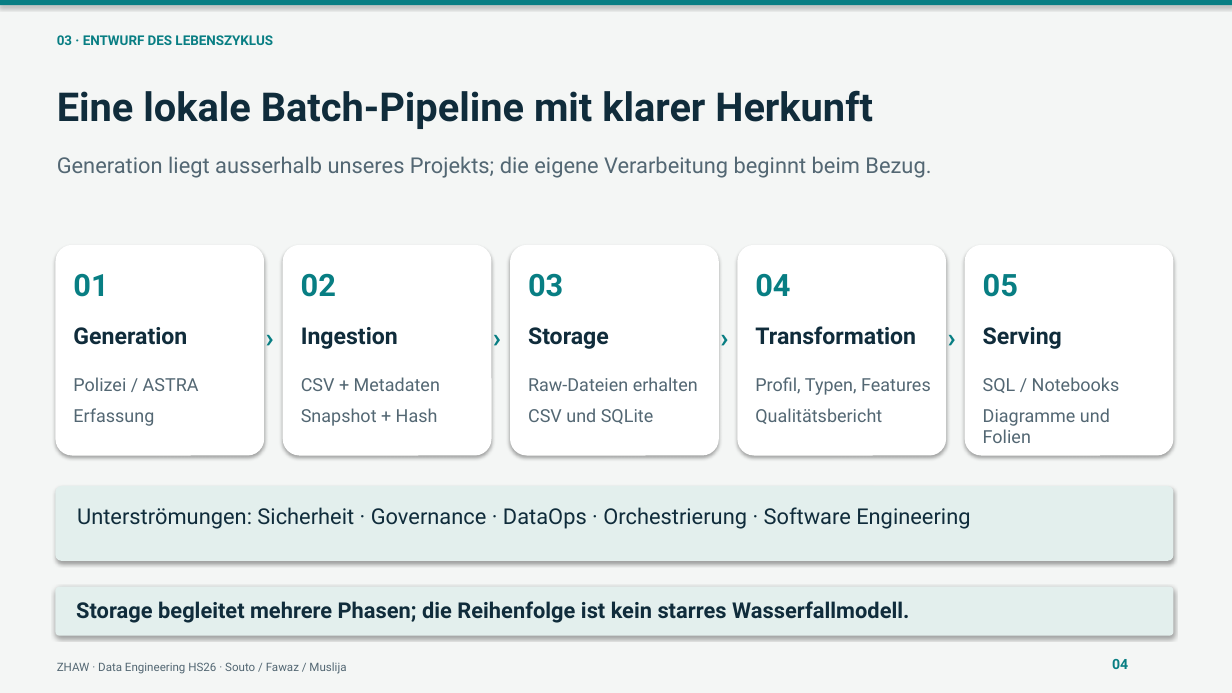
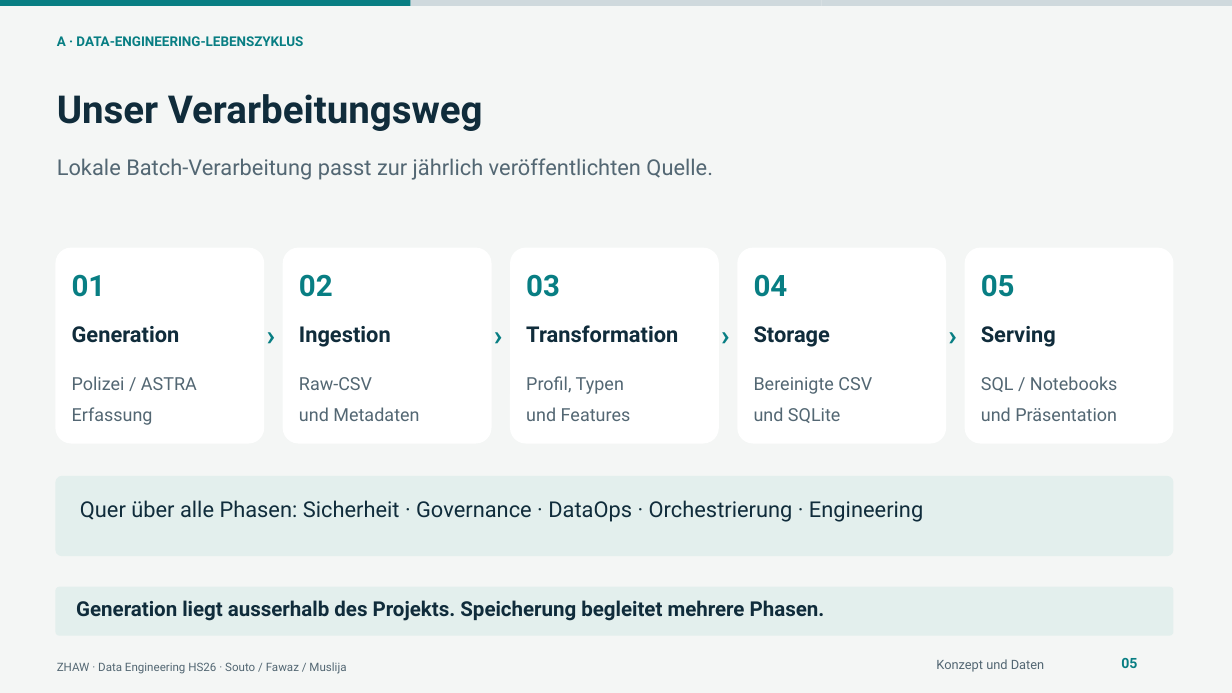
Before and after one commit to soutorub/de_projektarbeit_hs_2026_zhaw, a slide deck: slide 5 of presentations/teil1_verkehrsunfaelle_zuerich.pptx (slide 4 before the commit). Drawn at 1232x693 pixels with LibreOffice and Linux fonts; fonts in the diff are those of the drawing. Boxes give left, top, right and bottom in pixels: in the first picture for what was removed or moved away, otherwise in the second. Text is boxed around its words. In the diff, an @@ line names an element or a change of style, - is before the commit and + after.

```diff
--- a/presentations/teil1_verkehrsunfaelle_zuerich.pptx
+++ b/presentations/teil1_verkehrsunfaelle_zuerich.pptx
@@ rectangle added at bbox=[0, 0, 411, 6], fill #087E83 @@
@@ rectangle: place and size @@
-rectangle at bbox=[0, 0, 1232, 6]
+rectangle at bbox=[411, 0, 823, 6]
@@ rectangle at bbox=[411, 0, 823, 6]: fill #087E83 to #CFD9DD; shadow off @@
@@ rectangle added at bbox=[822, 0, 1232, 6], fill #CFD9DD @@
@@ text at bbox=[57, 36, 303, 46]: text changed @@
-03 · ENTWURF DES LEBENSZYKLUS
+A · DATA-ENGINEERING-LEBENSZYKLUS
@@ text at bbox=[57, 94, 483, 131]: text changed; size 31 to 30 pt @@
-Eine lokale Batch-Pipeline mit klarer Herkunft
+Unser Verarbeitungsweg
@@ text at bbox=[57, 158, 713, 180]: text changed @@
-Generation liegt ausserhalb unseres Projekts; die eigene Verarbeitung beginnt beim Bezug.
+Lokale Batch-Verarbeitung passt zur jährlich veröffentlichten Quelle.
@@ rounded rectangle: place and size @@
-rounded rectangle at bbox=[55, 245, 264, 456]
+rounded rectangle at bbox=[55, 248, 264, 444]
@@ rounded rectangle: place and size @@
-rounded rectangle at bbox=[283, 245, 492, 456]
+rounded rectangle at bbox=[283, 248, 492, 444]
@@ rounded rectangle: place and size @@
-rounded rectangle at bbox=[510, 245, 719, 456]
+rounded rectangle at bbox=[510, 248, 719, 444]
@@ size 24 to 23 pt in 5 elements at bbox=[981, 274, 1015, 297], bbox=[299, 274, 333, 297], bbox=[754, 274, 788, 297], bbox=[72, 274, 106, 297], bbox=[526, 274, 560, 297] @@
@@ rounded rectangle: place and size @@
-rounded rectangle at bbox=[738, 245, 946, 456]
+rounded rectangle at bbox=[738, 248, 946, 444]
@@ shadow off in 7 elements at bbox=[55, 587, 1174, 636], bbox=[55, 476, 1174, 556], bbox=[55, 248, 264, 444], bbox=[283, 248, 492, 444], bbox=[510, 248, 719, 444], bbox=[738, 248, 946, 444], bbox=[965, 248, 1174, 444] @@
@@ rounded rectangle: place and size @@
-rounded rectangle at bbox=[965, 245, 1174, 456]
+rounded rectangle at bbox=[965, 248, 1174, 444]
@@ size 18 to 17 pt in 5 elements at bbox=[72, 326, 180, 343], bbox=[299, 326, 391, 347], bbox=[981, 326, 1056, 347], bbox=[754, 326, 830, 347], bbox=[526, 325, 678, 343] @@
@@ text "Transformation": place and size @@
-text "Transformation" at bbox=[755, 326, 916, 345]
+text "Transformation" at bbox=[526, 325, 678, 343]
@@ text "Storage": place and size @@
-text "Storage" at bbox=[528, 327, 609, 349]
+text "Storage" at bbox=[754, 326, 830, 347]
@@ size 21 to 22 pt in 4 elements at bbox=[265, 316, 284, 353], bbox=[493, 316, 511, 353], bbox=[720, 316, 738, 353], bbox=[947, 316, 966, 353] @@
@@ text at bbox=[299, 377, 419, 421]: text changed @@
-CSV + Metadaten
-Snapshot + Hash
+Raw-CSV
+und Metadaten
@@ text at bbox=[526, 376, 631, 421]: text changed @@
-Profil, Typen, Features
-Qualitätsbericht
+Profil, Typen
+und Features
@@ text at bbox=[754, 377, 872, 423]: text changed @@
-Raw-Dateien erhalten
-CSV und SQLite
+Bereinigte CSV
+und SQLite
@@ text at bbox=[981, 407, 1117, 421]: text changed @@
-Diagramme und Folien
+und Präsentation
@@ rounded rectangle: place and size @@
-rounded rectangle at bbox=[55, 486, 1174, 561]
+rounded rectangle at bbox=[55, 476, 1174, 556]
@@ text at bbox=[80, 500, 923, 522]: text changed @@
-Unterströmungen: Sicherheit · Governance · DataOps · Orchestrierung · Software Engineering
+Quer über alle Phasen: Sicherheit · Governance · DataOps · Orchestrierung · Engineering
@@ text at bbox=[76, 600, 825, 621]: text changed; size 17 to 16 pt @@
-Storage begleitet mehrere Phasen; die Reihenfolge ist kein starres Wasserfallmodell.
+Generation liegt ausserhalb des Projekts. Speicherung begleitet mehrere Phasen.
@@ text added at bbox=[936, 659, 1044, 672], 10 pt, text #536773 @@
+Konzept und Daten
@@ text removed at bbox=[1112, 659, 1128, 669] @@
-04
@@ text added at bbox=[1121, 658, 1137, 668], 11 pt, text #087E83, bold @@
+05
```
Also in this commit, not shown: 11 other slides changed, 7 slides added, 6 slides removed, 8 other files.
